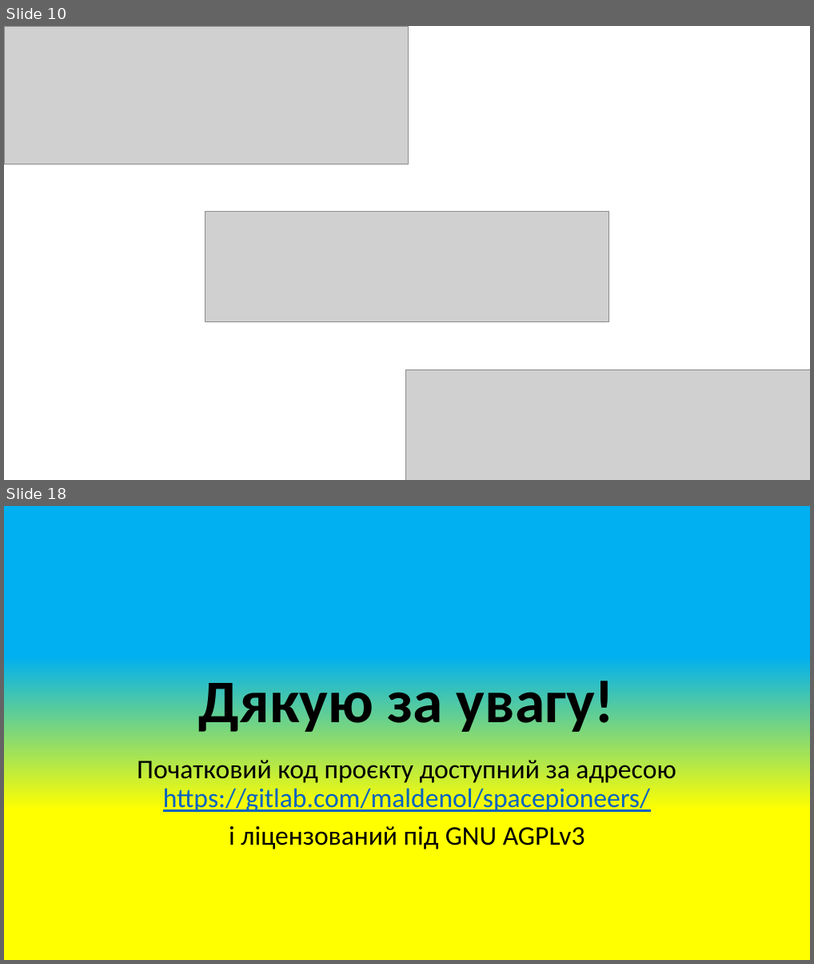
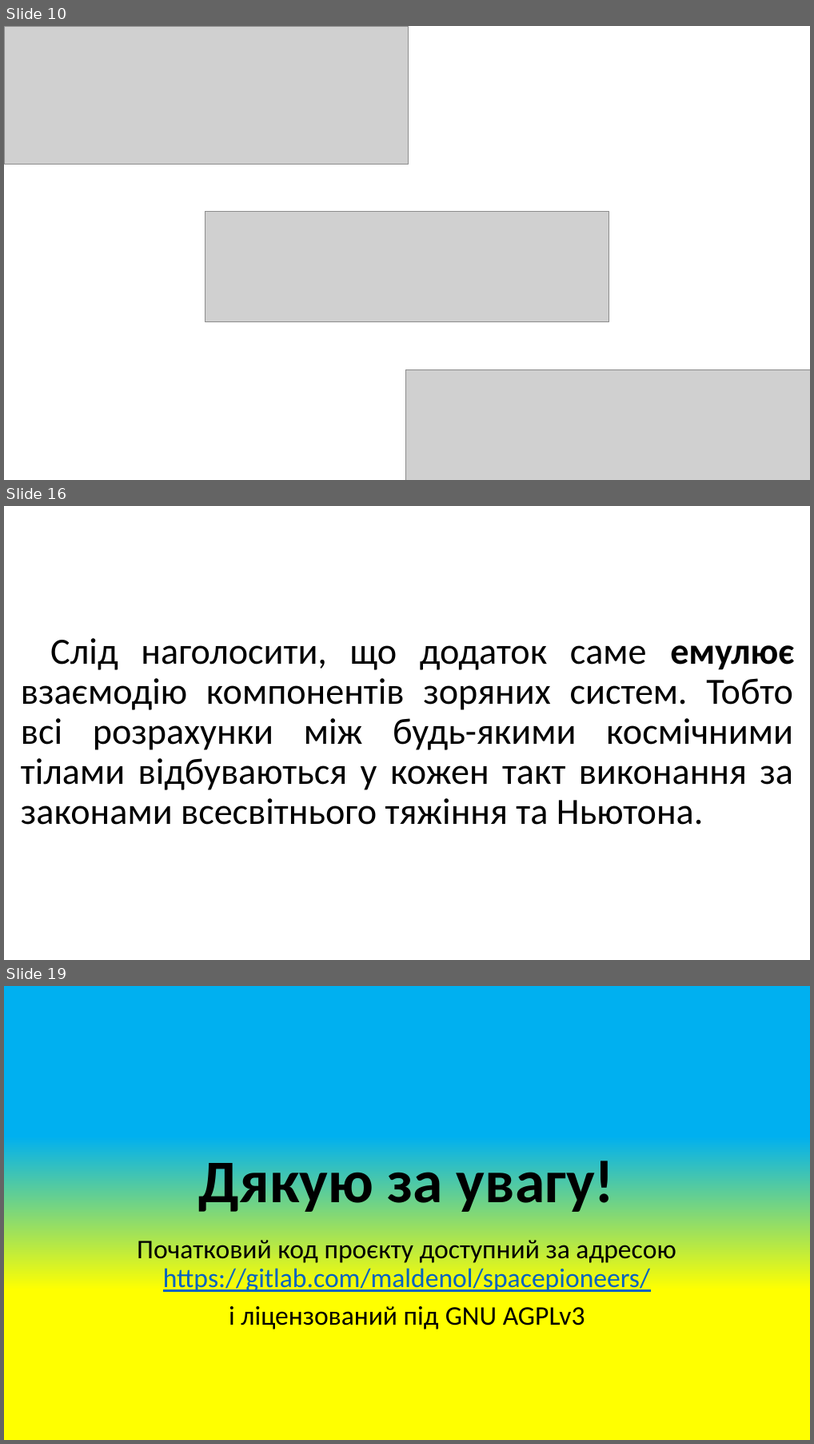
Before and after one commit to maldenol/spacepioneers, a slide deck: МАНУ2020.pptx. Shown one above the other, each under a label of ours: slides 10 and 18 before the commit, slides 10, 16 and 19 after it; the slides between them are not shown. The pictures are 814x964 and 814x1444 pixels, drawn with LibreOffice and Linux fonts; fonts in the diff are those of the drawing; grey boxes stand for pictures; background and template pictures are left out. Boxes give left, top, right and bottom in pixels: in the first picture for what was removed or moved away, otherwise in the second. Text is boxed around its words. In the diff, an @@ line names an element or a change of style, - is before the commit and + after.

```diff
--- a/МАНУ2020.pptx
+++ b/МАНУ2020.pptx
@@ slide 16 added at <box>4,506,810,960</box>, background picture (left out) @@
@@ title added at <box>21,638,794,824</box>, 44 pt, text #000000 @@
+Слід наголосити, що додаток саме емулює взаємодію компонентів зоряних систем. Тобто всі розрахунки між будь-якими космічними тілами відбуваються у кожен такт виконання за законами всесвітнього тяжіння та Ньютона.
@@ what was slide 18 is now slide 19 @@
```
Also in this commit, not shown: 11 slides changed, 1 other slide added, 1 slide removed, 1 other file.
